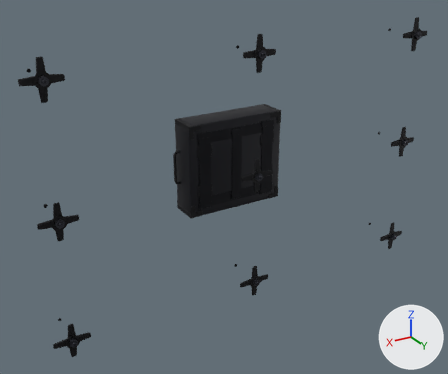
One commit to the glTF model gadgets/crx7-wallseal/crx7-wallseal-large.glb: the scene before it, then after it.
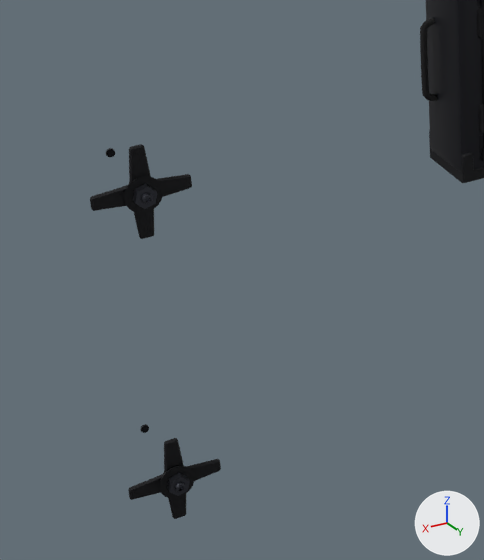
The first picture shows the older version from a camera (50 mm lens) standing at (2.34, 3.71, 2.7) and looking at (0.13, 0.02, 0.85). The close-ups show the older and then the newer version on the part from 0% to 45% of the width and 38% to 100% of the height of that picture. Only the edits that show in the close-ups are written down. Every picture has the same lights, and +X, +Y and +Z are marked at lower right. Where no turn or scale is listed for an object, it has been applied to the vertices.

The first close-up shows 'core_corner_caps', 'core_housing', 'handle_right', 'star_plate.003', 'star_plate.006' and 8 more.
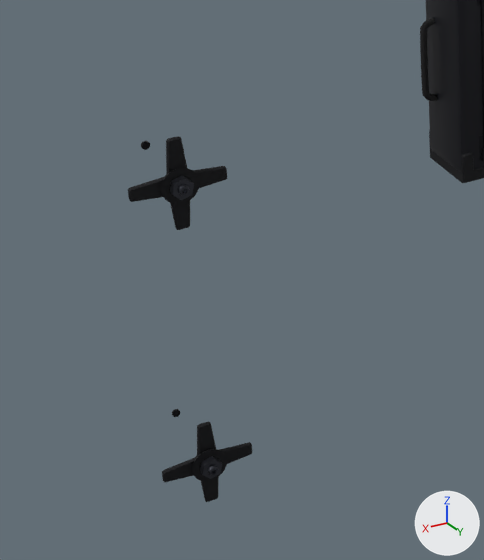
ob_tie_rod_4 is not drawn itself; it is the parent of ob_tie_rod_003.
ob_star_4 is not drawn itself; it is the parent of ob_star_plate_003, ob_star_nut_003.
ob_tie_rod_7 is not drawn itself; it is the parent of ob_tie_rod_006.
ob_star_7 is not drawn itself; it is the parent of ob_star_plate_006, ob_star_nut_006.

Location of each change, (x1, y1, x2, y2) in pixels of the close-ups (484 x 560 px):
'star_plate.006', moved: before (90, 144, 192, 239); after (128, 136, 227, 230)
'star_plate.003', moved: before (128, 438, 221, 519); after (162, 421, 252, 502)
'star_nut.006', moved: before (133, 184, 157, 209); after (170, 175, 194, 200)
'star_nut.003', moved: before (167, 473, 190, 496); after (200, 456, 222, 479)
'tie_rod.006', moved: before (106, 148, 115, 157); after (141, 141, 150, 150)
'tie_rod.003', moved: before (140, 424, 149, 433); after (172, 409, 180, 417)

Edits to the bpy script that builds the scene:
```text
Change ob_tie_rod_4:
    ob_tie_rod_4.location: (1.455, -0.31, 0.12) -> (1.36, -0.31, 0.14)
Change ob_star_4:
    ob_star_4.location: (1.455, -0.04, 0.12) -> (1.36, -0.04, 0.14)
Change ob_tie_rod_7:
    ob_tie_rod_7.location: (1.455, -0.31, 1.0) -> (1.36, -0.31, 1.0)
Change ob_star_7:
    ob_star_7.location: (1.455, -0.04, 1.0) -> (1.36, -0.04, 1.0)
```
